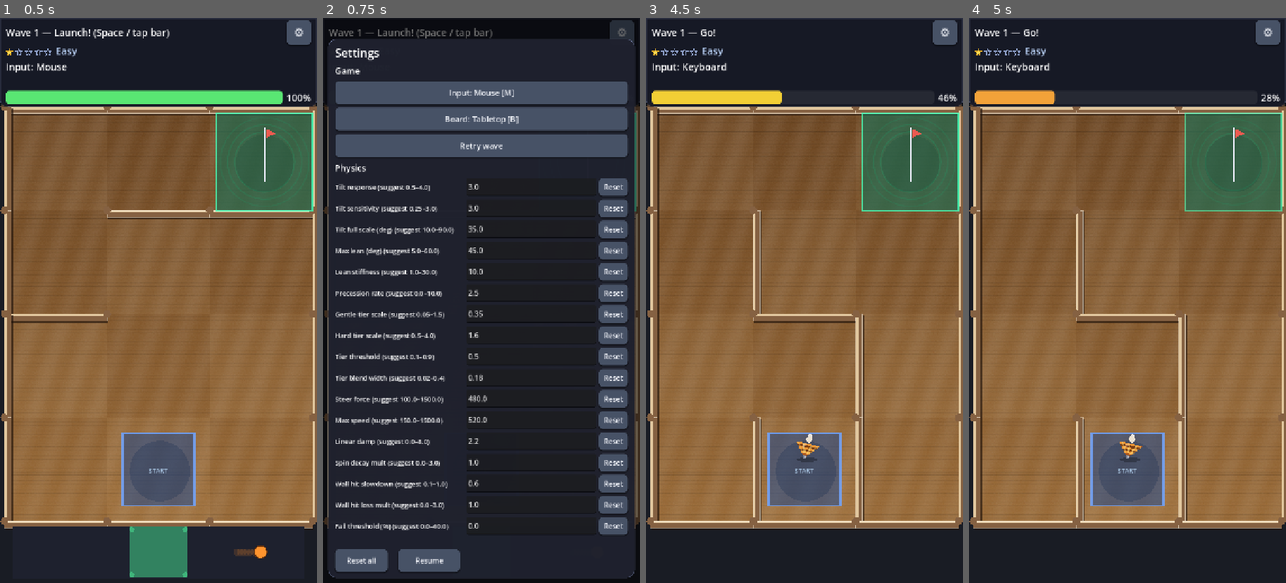
Above: before the commit, frames 1-4 (left to right).
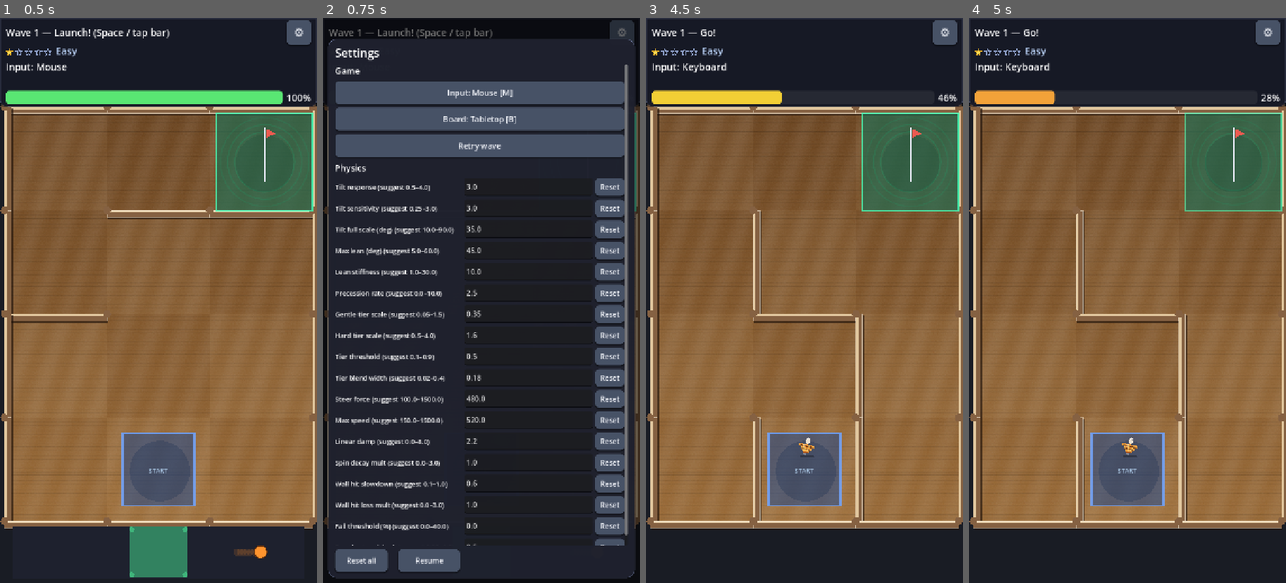
Above: after the commit, the same moments.

Repository: mhaiprojects/Spinning-Top-Maze
Game: Godot game, scene res://scenes/main.tscn
Same seed, same stepped clock (60 frames per second), same inputs: the game is played once before the commit and once after it.
Inputs (mouse positions are in pixels of both pictures, inside the frame that each line leads up to):
- Up to frame 1 (0.5 s): no input
- Up to frame 2 (0.75 s): click "⚙" at 0.5 s
- Up to frame 3 (4.5 s): click "Retry wave" at 1.25 s; tap Enter at 2, 2.1, 3.5, 4.25 s; move the mouse to (874, 272) at 2.02 s; hold Right 2.03-2.75 s; click (874, 272) at 2.17 s; tap Space at 2.27, 2.75 s; drag from (741, 328) to (788, 413) at 2.77 s; move the mouse to (836, 176) at 3.52 s; hold Right 3.53-4.25 s; tap M at 3.6 s; drag from (788, 413) to (709, 215) at 4.27 s
- Up to frame 4 (5 s): no input

Frame 1 is identical in both runs. In frame 2, 3.6% of the frame differs, in the area x 9-97%, y 8-94%; in frame 3, 0.2%; in frame 4, 0.2%.

Commit message:
2026-11-23 20:07 AEDT: Add Top size (x original) setting (default 0.5), live radius/collision/art scaling, physics_version 3 migration, and tests (via cursor-agent)
Co-authored-by: Cursor <cursoragent@cursor.com>

Diff:
--- a/scripts/physics_settings.gd
+++ b/scripts/physics_settings.gd
@@ -6,7 +6,7 @@
 
 const SECTION := "physics"
 const LS_KEY := "stm_physics"
-const PHYSICS_VERSION := 2
+const PHYSICS_VERSION := 3
 const VERSION_KEY := "physics_version"
 const MIGRATE_EPS := 0.001
 
@@ -155,6 +155,14 @@
 		"min": 0.0,
 		"max": 40.0,
 		"step": 1.0,
+	},
+	{
+		"key": "top_size_scale",
+		"label": "Top size (x original)",
+		"default": 0.5,
+		"min": 0.25,
+		"max": 1.5,
+		"step": 0.05,
 	},
 ]
 
@@ -300,14 +308,15 @@
 static func _apply_version_migration(saved_ver: int) -> bool:
 	if saved_ver >= PHYSICS_VERSION:
 		return false
-	var changed := false
-	for key in LEGACY_DEFAULTS.keys():
-		var cur: float = get_value(key)
-		if _legacy_value_matches(key, cur):
-			var nv: float = float(_def_for(key).default)
-			if not is_equal_approx(cur, nv):
-				_values[key] = nv
-				changed = true
+	var changed := true
+	if saved_ver < 2:
+		for key in LEGACY_DEFAULTS.keys():
+			var cur: float = get_value(key)
+			if _legacy_value_matches(key, cur):
+				var nv: float = float(_def_for(key).default)
+				if not is_equal_approx(cur, nv):
+					_values[key] = nv
+					changed = true
 	return changed
 
 
--- a/scripts/spinning_top.gd
+++ b/scripts/spinning_top.gd
@@ -1,7 +1,7 @@
 class_name SpinningTop
 extends RigidBody2D
 ## Top-down spinning top: tilt force, spin power, wall bounce loss.
-## The art is a side-profile top (handle up, pointy tip down at TIP_LOCAL).
+## The art is a side-profile top (handle up, pointy tip down at tip_local()).
 ## Seen from above, the body's 2D angular_velocity is the spin about the top's
 ## own vertical axis (kept for wall contacts). The node therefore rotates, so
 ## _draw counter-rotates the profile art to keep it upright on its tip (it used
@@ -22,13 +22,10 @@
 const HIT_COOLDOWN_MS := 150
 const STEER_FORCE := 480.0
 const MAX_LINEAR_SPEED := 520.0
-## 30% smaller than the original 46 px; art and collision both scale from it.
 const BASE_RADIUS := 46.0
-const RADIUS := BASE_RADIUS * 0.7
 const TRAIL_JUMP := 100.0
 const TRAIL_LEN := 18
 const FALL_ANIM := 1.0
-const TIP_LOCAL := Vector2(0, RADIUS * 0.8)
 
 var spin_power: float = 100.0
 var _falling := false
@@ -48,6 +45,7 @@
 var _lean := Vector2.ZERO
 var _precess_phase := 0.0
 var _settings_rev := -1
+var _circle_shape: CircleShape2D
 
 
 func _ready() -> void:
@@ -62,9 +60,9 @@
 	contact_monitor = true
 	max_contacts_reported = 8
 	var shape := CollisionShape2D.new()
-	var circle := CircleShape2D.new()
-	circle.radius = RADIUS
-	shape.shape = circle
+	_circle_shape = CircleShape2D.new()
+	_circle_shape.radius = radius()
+	shape.shape = _circle_shape
 	add_child(shape)
 	_trail_line = Line2D.new()
 	_trail_line.width = 7.0
@@ -102,7 +100,29 @@
 	add_child(_spark_flash)
 	z_index = 10
 	_sync_physics_tunables()
+	_apply_top_size()
 	set_run_active(false)
+
+
+func stored_size_scale() -> float:
+	return PhysicsSettings.get_value("top_size_scale")
+
+
+func radius() -> float:
+	var s: float = stored_size_scale()
+	if not is_finite(s) or s <= 0.0:
+		return BASE_RADIUS * 0.000001
+	return BASE_RADIUS * s
+
+
+func _apply_top_size() -> void:
+	var r: float = radius()
+	if _circle_shape:
+		_circle_shape.radius = r
+	if _trail_line:
+		var ref_r: float = BASE_RADIUS * 0.5
+		_trail_line.width = 7.0 * maxf(r / ref_r, 0.05)
+	queue_redraw()
 
 
 func configure_for_wave(wave: int) -> void:
@@ -201,7 +221,13 @@
 	_sync_physics_body()
 
 
+func refresh_size_from_settings() -> void:
+	_settings_rev = -1
+	_sync_physics_tunables()
+
+
 func _physics_process(delta: float) -> void:
+	_sync_physics_tunables()
 	if _fall_kind == FallKind.GOAL:
 		_advance_goal_fall(delta)
 		return
@@ -213,7 +239,6 @@
 	if _fall_kind == FallKind.NONE and freeze:
 		freeze = false
 		sleeping = false
-	_sync_physics_tunables()
 	var decay_mult: float = PhysicsSettings.get_value("spin_decay_mult")
 	spin_power = maxf(0.0, spin_power - _decay_rate * decay_mult * delta)
 	power_changed.emit(spin_power)
@@ -308,6 +333,7 @@
 	_settings_rev = rev
 	var ld: float = PhysicsSettings.get_value("linear_damp")
 	linear_damp = ld if is_finite(ld) else 2.2
+	_apply_top_size()
 
 
 func lean_vector() -> Vector2:
@@ -330,7 +356,7 @@
 
 
 func tip_local() -> Vector2:
-	return TIP_LOCAL
+	return Vector2(0, radius() * 0.8)
 
 
 ## Local draw transform of the top's art (counter-rotated, tilted about the tip).
@@ -338,8 +364,9 @@
 	var pose: Dictionary = _visual_pose()
 	var body_rot: float = pose.rot
 	var body_scale: Vector2 = pose.scale
-	var tip: Vector2 = (pose.off as Vector2) + TIP_LOCAL
-	var pivot_origin: Vector2 = tip - (TIP_LOCAL * body_scale).rotated(body_rot)
+	var tip_l: Vector2 = tip_local()
+	var tip: Vector2 = (pose.off as Vector2) + tip_l
+	var pivot_origin: Vector2 = tip - (tip_l * body_scale).rotated(body_rot)
 	return Transform2D(-rotation, Vector2.ZERO) * Transform2D(body_rot, body_scale, 0.0, pivot_origin)
 
 
@@ -492,7 +519,7 @@
 	if lean_max_rad > 0.001:
 		lean_ratio = clampf(_lean.length() / lean_max_rad, 0.0, 1.0)
 	var lean_dir: Vector2 = _lean.normalized() if _lean.length_squared() > 0.0001 else Vector2.ZERO
-	var lean_offset: Vector2 = lean_dir * lean_ratio * RADIUS * 0.35
+	var lean_offset: Vector2 = lean_dir * lean_ratio * radius() * 0.35
 	var wobble: float = (1.0 - spin_power / 100.0) * 14.0 * sin(_wobble_phase)
 	# Bounded tilts around the tip: sideways lean, precession sway, low-spin wobble.
 	var body_rot: float = wobble * 0.025 + sin(_precess_phase) * lean_ratio * 0.12
@@ -518,7 +545,8 @@
 	var body_rot: float = pose.rot
 	var body_off: Vector2 = pose.off
 	var body_scale: Vector2 = pose.scale
-	var tip: Vector2 = body_off + TIP_LOCAL
+	var tip: Vector2 = body_off + tip_local()
+	var r: float = radius()
 	# Undo the body's physics spin so the profile stays upright on screen.
 	var counter := Transform2D(-rotation, Vector2.ZERO)
 	# Contact shadow under the tip, stretched toward the handle's lean.
@@ -526,7 +554,7 @@
 	draw_set_transform_matrix(
 		counter * Transform2D(0.0, Vector2(1.0 + spread, 0.32), 0.0, tip + Vector2(6.0 * signf(body_rot), 4))
 	)
-	draw_circle(Vector2.ZERO, RADIUS * 0.5, Color(0, 0, 0, 0.28))
+	draw_circle(Vector2.ZERO, r * 0.5, Color(0, 0, 0, 0.28))
 	# Rotate/scale about the tip so it stays planted on the floor.
 	draw_set_transform_matrix(visual_transform())
 	_draw_classic_body(rotation)
@@ -534,21 +562,22 @@
 
 
 func _draw_classic_body(spin_ang: float) -> void:
+	var r: float = radius()
 	var wood_a := Color(0.68, 0.34, 0.12)
 	var wood_b := Color(0.92, 0.58, 0.2)
 	var wood_c := Color(0.48, 0.24, 0.08)
 	var pts := PackedVector2Array([
-		Vector2(-RADIUS * 0.82, -RADIUS * 0.22),
-		Vector2(RADIUS * 0.82, -RADIUS * 0.22),
-		Vector2(RADIUS * 0.26, RADIUS * 0.48),
-		Vector2(0, RADIUS * 0.78),
-		Vector2(-RADIUS * 0.26, RADIUS * 0.48),
+		Vector2(-r * 0.82, -r * 0.22),
+		Vector2(r * 0.82, -r * 0.22),
+		Vector2(r * 0.26, r * 0.48),
+		Vector2(0, r * 0.78),
+		Vector2(-r * 0.26, r * 0.48),
 	])
 	draw_colored_polygon(pts, wood_a)
 	for band_i in 5:
-		var by: float = lerpf(-RADIUS * 0.15, RADIUS * 0.55, float(band_i) / 5.0)
+		var by: float = lerpf(-r * 0.15, r * 0.55, float(band_i) / 5.0)
 		var col: Color = wood_b if band_i % 2 == 0 else wood_c
-		var hw: float = lerpf(RADIUS * 0.78, RADIUS * 0.22, float(band_i) / 5.0)
+		var hw: float = lerpf(r * 0.78, r * 0.22, float(band_i) / 5.0)
 		draw_line(Vector2(-hw, by), Vector2(hw, by), col, 5.0)
 	# Spin about the vertical tip-to-handle axis: stripes on the cone slide
 	# sideways and wrap round the back (only the front half is drawn).
@@ -560,19 +589,19 @@
 			continue
 		var sx: float = sin(a)
 		draw_line(
-			Vector2(sx * RADIUS * 0.76, -RADIUS * 0.2),
-			Vector2(sx * RADIUS * 0.24, RADIUS * 0.47),
+			Vector2(sx * r * 0.76, -r * 0.2),
+			Vector2(sx * r * 0.24, r * 0.47),
 			Color(1, 0.92, 0.55, 0.15 + 0.35 * facing),
 			3.5
 		)
-	draw_rect(Rect2(-RADIUS * 0.1, -RADIUS * 0.78, RADIUS * 0.2, RADIUS * 0.45), Color(0.78, 0.5, 0.22))
-	draw_circle(Vector2(0, -RADIUS * 0.78), RADIUS * 0.14, Color(0.92, 0.9, 0.88))
-	draw_circle(Vector2(0, -RADIUS * 0.55), RADIUS * 0.22, Color(0.92, 0.88, 0.82))
-	draw_circle(Vector2(0, RADIUS * 0.72), RADIUS * 0.11, Color(0.5, 0.52, 0.58))
-	draw_circle(Vector2(0, RADIUS * 0.76), RADIUS * 0.045, Color(0.95, 0.96, 1.0))
+	draw_rect(Rect2(-r * 0.1, -r * 0.78, r * 0.2, r * 0.45), Color(0.78, 0.5, 0.22))
+	draw_circle(Vector2(0, -r * 0.78), r * 0.14, Color(0.92, 0.9, 0.88))
+	draw_circle(Vector2(0, -r * 0.55), r * 0.22, Color(0.92, 0.88, 0.82))
+	draw_circle(Vector2(0, r * 0.72), r * 0.11, Color(0.5, 0.52, 0.58))
+	draw_circle(Vector2(0, r * 0.76), r * 0.045, Color(0.95, 0.96, 1.0))
 	var hi := PackedVector2Array([
-		Vector2(-RADIUS * 0.4, -RADIUS * 0.12),
-		Vector2(-RADIUS * 0.05, -RADIUS * 0.28),
-		Vector2(-RADIUS * 0.25, RADIUS * 0.2),
+		Vector2(-r * 0.4, -r * 0.12),
+		Vector2(-r * 0.05, -r * 0.28),
+		Vector2(-r * 0.25, r * 0.2),
 	])
 	draw_colored_polygon(hi, Color(1, 1, 1, 0.22))
--- a/tests/test_runner.gd
+++ b/tests/test_runner.gd
@@ -59,6 +59,7 @@
 	test_maze_no_straight_line()
 	print("== Top size ==")
 	await test_top_size()
+	test_top_size_scale_setting()
 	print("== Goal single tile, no pull ==")
 	await test_goal_single_tile_no_pull()
 	print("== Maze density curve ==")
@@ -214,24 +215,100 @@
 	check(a.room_walls == b.room_walls and a.goal_cell == b.goal_cell, "regeneration is deterministic per seed")
 
 
+func _top_collision_radius(top: SpinningTop) -> float:
+	for c in top.get_children():
+		if c is CollisionShape2D and (c as CollisionShape2D).shape is CircleShape2D:
+			return ((c as CollisionShape2D).shape as CircleShape2D).radius
+	return -1.0
+
+
 func test_top_size() -> void:
-	check(is_equal_approx(SpinningTop.RADIUS, 46.0 * 0.7), "top radius 30%% smaller (%.1f)" % SpinningTop.RADIUS)
+	PhysicsSettings.reset_all()
+	check(
+		is_equal_approx(PhysicsSettings.get_value("top_size_scale"), 0.5),
+		"top_size_scale default 0.5"
+	)
 	var top: SpinningTop = TopScript.new()
 	root.add_child(top)
 	await process_frame
-	var r := -1.0
-	for c in top.get_children():
-		if c is CollisionShape2D and (c as CollisionShape2D).shape is CircleShape2D:
-			r = ((c as CollisionShape2D).shape as CircleShape2D).radius
-	check(is_equal_approx(r, SpinningTop.RADIUS), "collision radius matches art radius (%.1f)" % r)
+	top.refresh_size_from_settings()
+	var r: float = _top_collision_radius(top)
+	var expect: float = TopScript.BASE_RADIUS * 0.5
+	check(is_equal_approx(top.radius(), expect), "top radius at default scale (%.1f)" % top.radius())
+	check(is_equal_approx(r, expect), "collision radius matches art radius (%.1f)" % r)
 	for wave in range(1, 11):
 		var dims: Vector2i = Maze.grid_dims_for_wave(wave)
 		var cell: float = minf(700.0 / float(dims.x), 912.0 / float(dims.y))
 		var opening: float = cell - 15.6
 		print("  fit w%d cell=%.0f opening=%.0f top_d=%.1f fits=%s" % [
-			wave, cell, opening, SpinningTop.RADIUS * 2.0, opening > SpinningTop.RADIUS * 2.0])
+			wave, cell, opening, top.radius() * 2.0, opening > top.radius() * 2.0])
 	top.queue_free()
 	await process_frame
+
+
+func test_top_size_scale_setting() -> void:
+	PhysicsSettings.reset_all()
+	var top: SpinningTop = TopScript.new()
+	root.add_child(top)
+	await physics_frame
+	check(is_equal_approx(top.radius(), 23.0), "default radius 46*0.5")
+	PhysicsSettings.set_value("top_size_scale", 0.9)
+	top.refresh_size_from_settings()
+	check(
+		is_equal_approx(_top_collision_radius(top), 46.0 * 0.9),
+		"live collision update for scale 0.9"
+	)
+	check(is_equal_approx(top.tip_local().y, top.radius() * 0.8), "tip scales with radius")
+	PhysicsSettings.set_value("top_size_scale", -2.0)
+	top.refresh_size_from_settings()
+	check(
+		PhysicsSettings.get_value("top_size_scale") == -2.0,
+		"negative top_size_scale stored without clamp"
+	)
+	check(
+		top.radius() <= TopScript.BASE_RADIUS * 0.00001 + 0.001,
+		"degenerate scale uses tiny collision radius"
+	)
+	var path := SETTINGS_TEST + ".top_size"
+	if FileAccess.file_exists(path):
+		DirAccess.remove_absolute(ProjectSettings.globalize_path(path))
+	PhysicsSettings.set_value("top_size_scale", 1.1)
+	PhysicsSettings.save_to_path(path)
+	PhysicsSettings.reset_all()
+	PhysicsSettings.load_from_path(path)
+	check(
+		is_equal_approx(PhysicsSettings.get_value("top_size_scale"), 1.1),
+		"top_size_scale save/load round trip"
+	)
+	top.refresh_size_from_settings()
+	check(
+		is_equal_approx(_top_collision_radius(top), 46.0 * 1.1),
+		"loaded scale applies to collision"
+	)
+	var mig := path + ".v2"
+	if FileAccess.file_exists(mig):
+		DirAccess.remove_absolute(ProjectSettings.globalize_path(mig))
+	var cfg := ConfigFile.new()
+	cfg.set_value("physics", "physics_version", 2)
+	cfg.set_value("physics", "steer_force", 500.0)
+	cfg.save(mig)
+	PhysicsSettings.reset_all()
+	PhysicsSettings.load_from_path(mig)
+	check(
+		is_equal_approx(PhysicsSettings.get_value("top_size_scale"), 0.5),
+		"physics v2 without top_size_scale migrates to 0.5"
+	)
+	check(
+		int(UserSettings.load_config(mig).get_value("physics", "physics_version", 0))
+		== PhysicsSettings.PHYSICS_VERSION,
+		"v2 migration bumps physics_version"
+	)
+	for p in [path, mig]:
+		if FileAccess.file_exists(p):
+			DirAccess.remove_absolute(ProjectSettings.globalize_path(p))
+	top.queue_free()
+	await process_frame
+	PhysicsSettings.reset_all()
 
 
 func test_goal_single_tile_no_pull() -> void:
@@ -266,7 +343,7 @@
 	var gc: Vector2i = maze.maze_data.goal_cell
 	var near: Vector2 = cell_c2
 	if not maze.maze_data.room_walls[gc.y][gc.x][Maze.W_S]:
-		near = Vector2(g.get_center().x, g.end.y + SpinningTop.RADIUS * 0.6)
+		near = Vector2(g.get_center().x, g.end.y + top.radius() * 0.6)
 	top.reset_top(near, 95.0)
 	top.set_run_active(true)
 	main.set("phase", MainScript.Phase.RUN)
@@ -485,9 +562,9 @@
 	check(advanced > 30.0, "physics spin advances and drives stripes (%.1f rad)" % advanced)
 	check(max_art < 0.6, "art stays upright on screen despite body spin (max %.3f rad)" % max_art)
 	check(max_tilt > 0.05, "lean tilts the top around its tip (%.3f rad)" % max_tilt)
-	check(top.tip_local().y > SpinningTop.RADIUS * 0.5, "pointy tip is the bottom pivot")
-	check(
-		max_tip_drift <= SpinningTop.RADIUS * 0.4,
+	check(top.tip_local().y > top.radius() * 0.5, "pointy tip is the bottom pivot")
+	check(
+		max_tip_drift <= top.radius() * 0.4,
 		"drawn tip stays planted below the top while it spins (max drift %.1f px)" % max_tip_drift
 	)
 	top.queue_free()
@@ -1349,6 +1426,10 @@
 		is_equal_approx(PhysicsSettings.get_value("lean_max_deg"), 45.0),
 		"lean_max_deg default is 45.0"
 	)
+	check(
+		is_equal_approx(PhysicsSettings.get_value("top_size_scale"), 0.5),
+		"top_size_scale default is 0.5"
+	)
 	for d in PhysicsSettings.DEFS:
 		var dv: float = float(d.default)
 		check(is_finite(dv), "default %s is finite" % d.key)
@@ -1407,16 +1488,21 @@
 	if FileAccess.file_exists(migrate_path):
 		DirAccess.remove_absolute(ProjectSettings.globalize_path(migrate_path))
 	cfg = ConfigFile.new()
-	cfg.set_value("physics", "physics_version", PhysicsSettings.PHYSICS_VERSION)
+	cfg.set_value("physics", "physics_version", 2)
 	cfg.set_value("physics", "tilt_response", 2.5)
 	cfg.set_value("physics", "tilt_sensitivity", 1.0)
 	cfg.set_value("physics", "lean_max_deg", 30.0)
+	cfg.set_value("physics", "top_size_scale", 0.75)
 	cfg.save(migrate_path)
 	PhysicsSettings.reset_all()
 	PhysicsSettings.load_from_path(migrate_path)
 	check(
 		is_equal_approx(PhysicsSettings.get_value("tilt_sensitivity"), 1.0),
 		"version-2 file keeps saved tilt_sensitivity 1.0"
+	)
+	check(
+		is_equal_approx(PhysicsSettings.get_value("top_size_scale"), 0.75),
+		"version-2 file keeps saved top_size_scale"
 	)
 	check(
 		is_equal_approx(PhysicsSettings.get_value("tilt_response"), 2.5),
